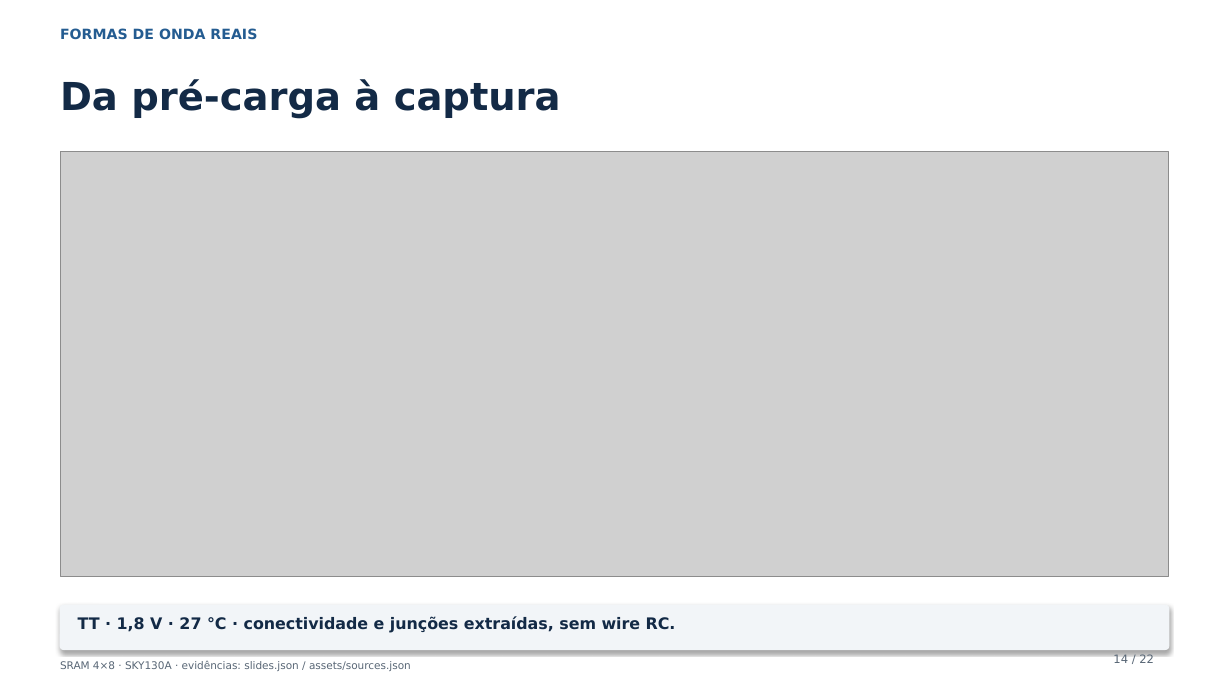
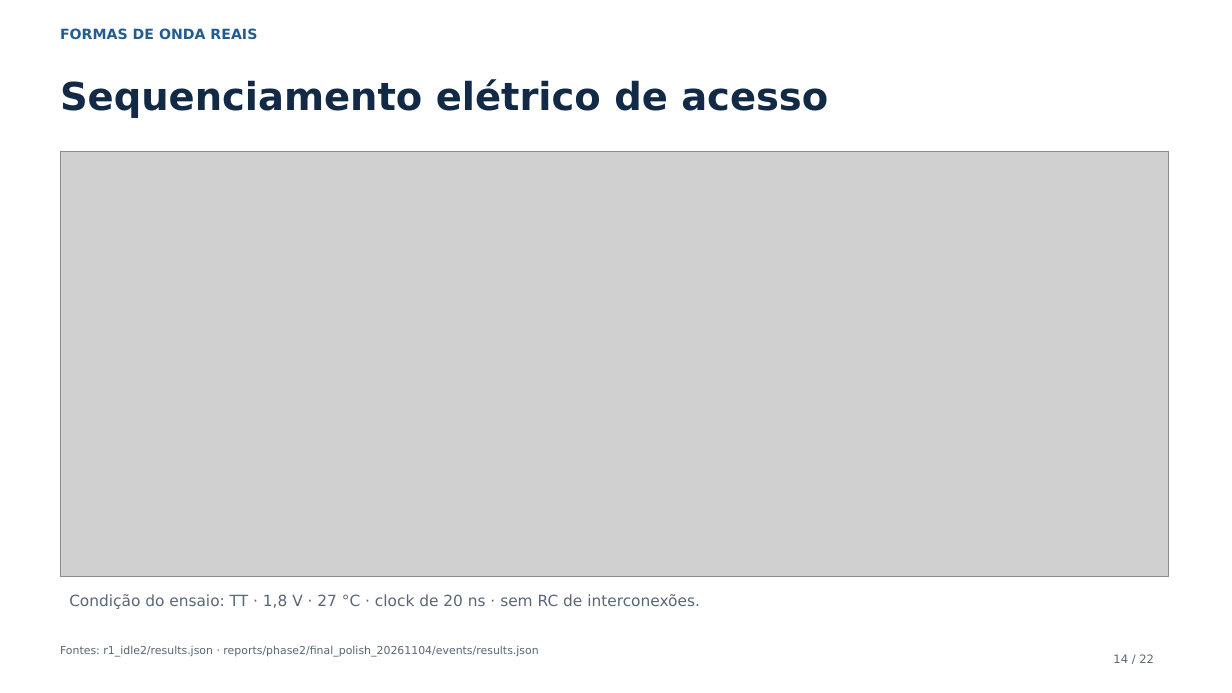
Before and after one commit to leofernandesc/Open-source-sram-memory-compiler, a slide deck: slide 14 of presentations/phase2/phase2_technical_review.pptx. Drawn at 1232x693 pixels with LibreOffice and Linux fonts; fonts in the diff are those of the drawing; grey boxes stand for pictures. Boxes give left, top, right and bottom in pixels: in the first picture for what was removed or moved away, otherwise in the second. Text is boxed around its words. In the diff, an @@ line names an element or a change of style, - is before the commit and + after.

Commit message:
docs(phase2): use descriptive academic presentation wording

```diff
--- a/presentations/phase2/phase2_technical_review.pptx
+++ b/presentations/phase2/phase2_technical_review.pptx
@@ text at <box>60,79,828,118</box>: text changed @@
-Da pré-carga à captura
+Sequenciamento elétrico de acesso
@@ text at <box>69,594,700,609</box>: text changed; size 12.4 to 12 pt; text colour #132A46 to #596776; bold off @@
-TT · 1,8 V · 27 °C · conectividade e junções extraídas, sem wire RC.
+Condição do ensaio: TT · 1,8 V · 27 °C · clock de 20 ns · sem RC de interconexões.
@@ rounded rectangle removed at <box>60,605,1169,650</box> @@
@@ text added at <box>60,646,538,657</box>, 8.5 pt, text #596776 @@
+Fontes: r1_idle2/results.json · reports/phase2/final_polish_20261104/events/results.json
@@ text removed at <box>60,661,411,671</box> @@
-SRAM 4×8 · SKY130A · evidências: slides.json / assets/sources.json
```
Also in this commit, not shown: 21 other slides changed, 9 other files.
